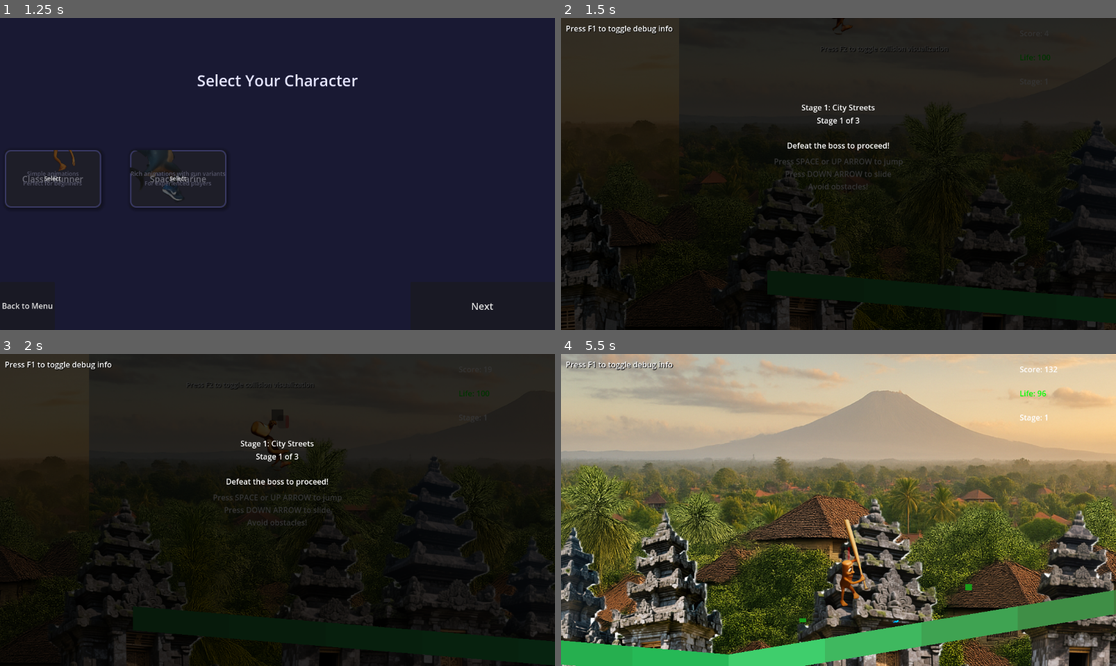
Above: before the commit, frames 1-4 (two rows, left to right).
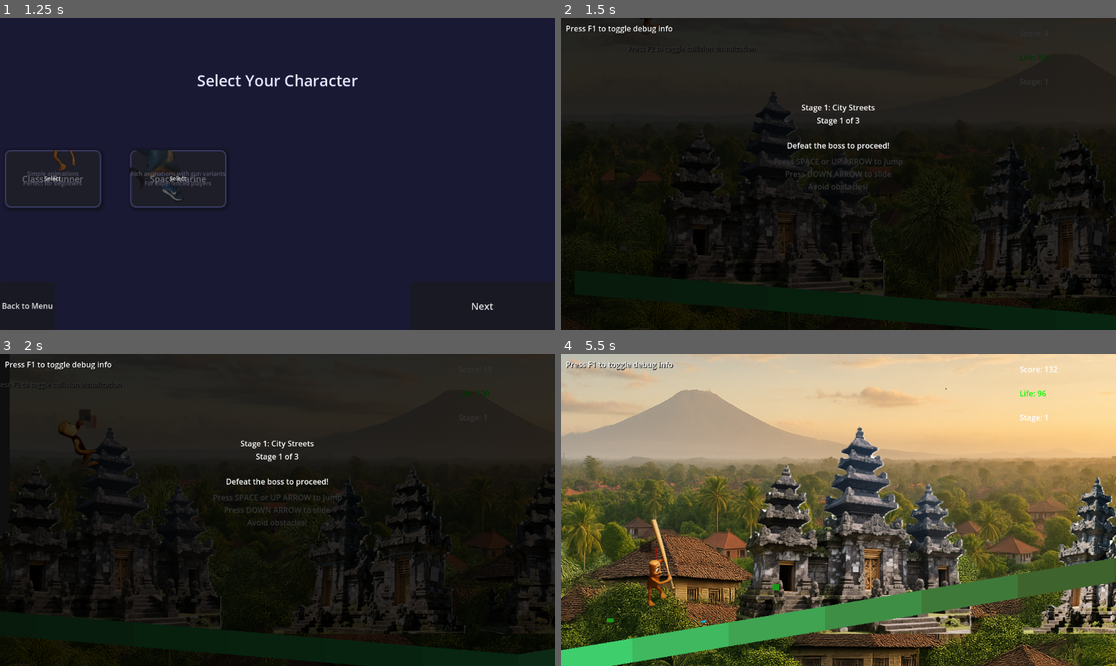
Above: after the commit, the same moments.

Repository: DeweyHur/meme_runner
Game: Godot game, scene res://scenes/MainMenu.tscn
Two runs of this game, one before a commit and one after it. Both use one fixed random seed, a clock stepped at 60 frames per second and the inputs below.
Inputs (mouse positions are in pixels of both pictures, inside the frame that each line leads up to):
- Up to frame 1 (1.25 s): click "Start Game" at 0.5 s
- Up to frame 2 (1.5 s): click "Next" at 1.25 s
- Up to frame 3 (2 s): no input
- Up to frame 4 (5.5 s): tap Space (jump) at 2, 2.27, 2.75, 3.02, 3.5, 4.25, 4.52, 5.27 s; move the mouse to (960, 494) at 2.02 s; move the mouse to (727, 525) at 2.77 s; move the mouse to (894, 441) at 3.52 s; hold Left (ui_left) 3.53-4.28 s; move the mouse to (810, 572) at 4.27 s; tap F at 5 s; move the mouse to (1005, 556) at 5.02 s

Frame 1 is identical in both runs. In frame 2, 6.5% of the frame differs, in the area x 0-100%, y 0-100%; in frame 3, 7.4%; in frame 4, 64%.

Commit message:
'backback

Diff:
--- a/World/parallax_background.tscn
+++ b/World/parallax_background.tscn
@@ -7,8 +7,8 @@
 [node name="ParallaxBackground" type="ParallaxBackground"]
 
 [node name="ParallaxLayerSky" type="ParallaxLayer" parent="."]
-motion_scale = Vector2(0.2, 0)
-motion_mirroring = Vector2(1024, 0)
+motion_scale = Vector2(0.3, 0)
+motion_mirroring = Vector2(2000, 0)
 
 [node name="TextureRect" type="TextureRect" parent="ParallaxLayerSky"]
 offset_left = 17.0
@@ -16,7 +16,7 @@
 offset_right = 1041.0
 offset_bottom = 1930.07
 texture = ExtResource("1_yy5y5")
-expand_mode = 1
+expand_mode = 2
 stretch_mode = 4
 
 [node name="ParallaxLayerBuildings" type="ParallaxLayer" parent="."]
@@ -28,9 +28,9 @@
 anchor_top = 0.5
 anchor_bottom = 0.5
 offset_left = -6.0
-offset_top = 30.0
+offset_top = 70.0
 offset_right = 1002.0
-offset_bottom = 1038.0
+offset_bottom = 1078.0
 grow_vertical = 2
 texture = ExtResource("2_2sxya")
 expand_mode = 4
@@ -41,9 +41,10 @@
 motion_mirroring = Vector2(986, 0)
 
 [node name="TextureRect" type="TextureRect" parent="ParallaxLayerNearBuildings"]
-offset_top = 31.0
+offset_top = 20.0
 offset_right = 986.0
-offset_bottom = 1017.0
+offset_bottom = 1006.0
+scale = Vector2(0.7, 0.7)
 texture = ExtResource("3_cbknn")
 expand_mode = 4
 stretch_mode = 4
--- a/scenes/Game.tscn
+++ b/scenes/Game.tscn
@@ -20,6 +20,7 @@
 
 [node name="Camera2D" type="Camera2D" parent="."]
 position = Vector2(100, 300)
+offset = Vector2(400, 0)
 
 [node name="Player" parent="." instance=ExtResource("1_0x0x0")]
 
Not shown: 1 places in Vehicles/vehicle_police.tscn that only renumber resources
Not shown: 1 places in Vehicles/vehicle_red.tscn that only renumber resources
Binary file changed: World/background/ubud.png
